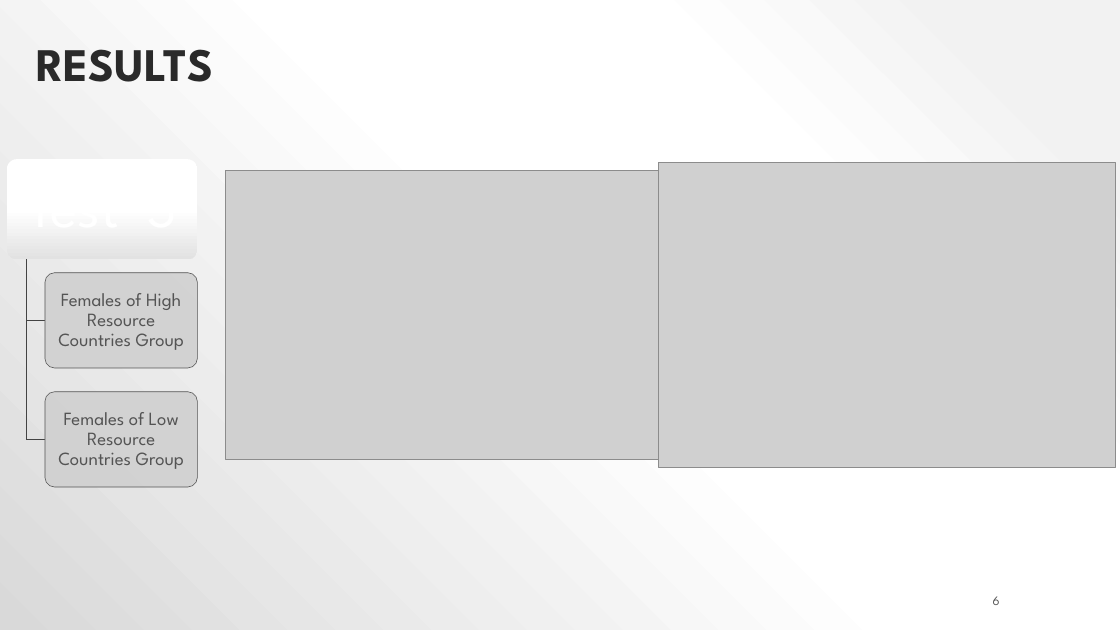
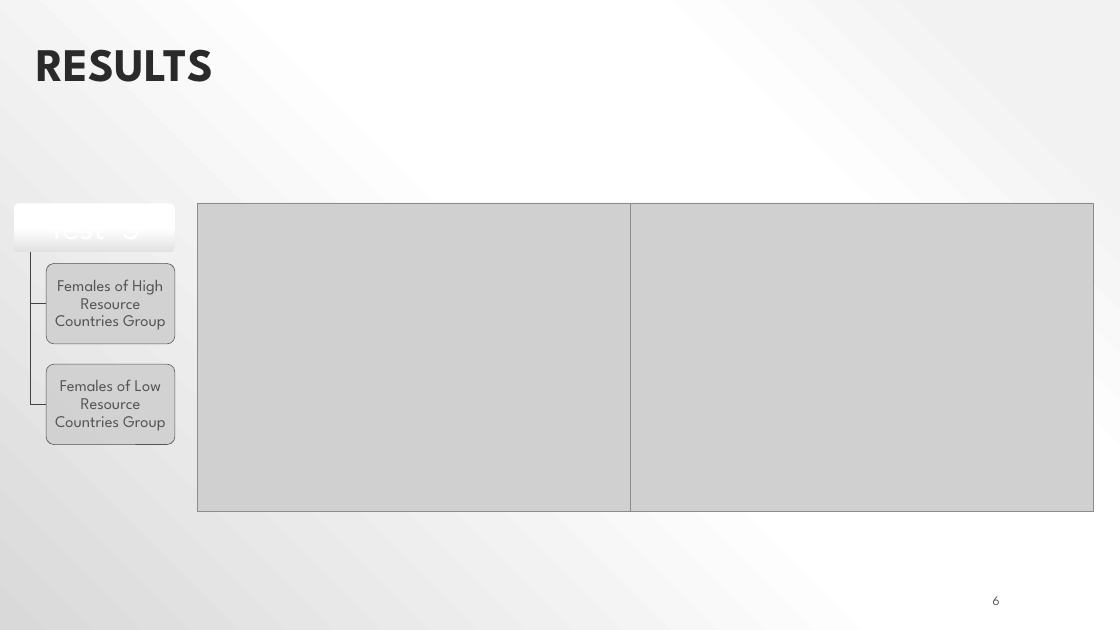
Before and after one commit to Dr-Salcedo/world_health_organization_mental_health_resource_study, a slide deck: slide 6 of mental_health_resources_pres.pptx. Drawn at 1120x630 pixels with LibreOffice and Linux fonts; fonts in the diff are those of the drawing; grey boxes stand for pictures. Boxes give left, top, right and bottom in pixels: in the first picture for what was removed or moved away, otherwise in the second. Text is boxed around its words. In the diff, an @@ line names an element or a change of style, - is before the commit and + after.

```diff
--- a/mental_health_resources_pres.pptx
+++ b/mental_health_resources_pres.pptx
@@ rounded rectangle: place and size @@
-rounded rectangle at [7,160,197,260]
+rounded rectangle at [13,203,175,252]
@@ picture: place and size @@
-picture at [225,171,658,459]
+picture at [197,203,630,512]
@@ picture: place and size @@
-picture at [658,162,1115,467]
+picture at [630,203,1093,512]
@@ freeform shape: place and size @@
-freeform shape at [26,260,45,321]
+freeform shape at [30,252,46,303]
@@ freeform shape: place and size @@
-freeform shape at [26,260,45,439]
+freeform shape at [30,252,46,404]
@@ rounded rectangle: place and size @@
-rounded rectangle at [45,273,197,368]
+rounded rectangle at [46,264,175,344]
@@ text "Females of High Resource Countries ...": place and size @@
-text "Females of High Resource Countries ..." at [58,293,184,350]
+text "Females of High Resource Countries ..." at [55,279,165,330]
@@ text "Females of High Resource Countries ..." at [55,279,165,330]: size 16 to 14 pt @@
@@ rounded rectangle: place and size @@
-rounded rectangle at [45,392,197,486]
+rounded rectangle at [46,364,175,444]
@@ text "Females of Low Resource Countries ..." at [55,379,165,431]: size 16 to 14 pt @@
@@ text "Females of Low Resource Countries ...": place and size @@
-text "Females of Low Resource Countries ..." at [58,412,184,469]
+text "Females of Low Resource Countries ..." at [55,379,165,431]
```
Also in this commit, not shown: 2 other slides changed, 3 other files.
